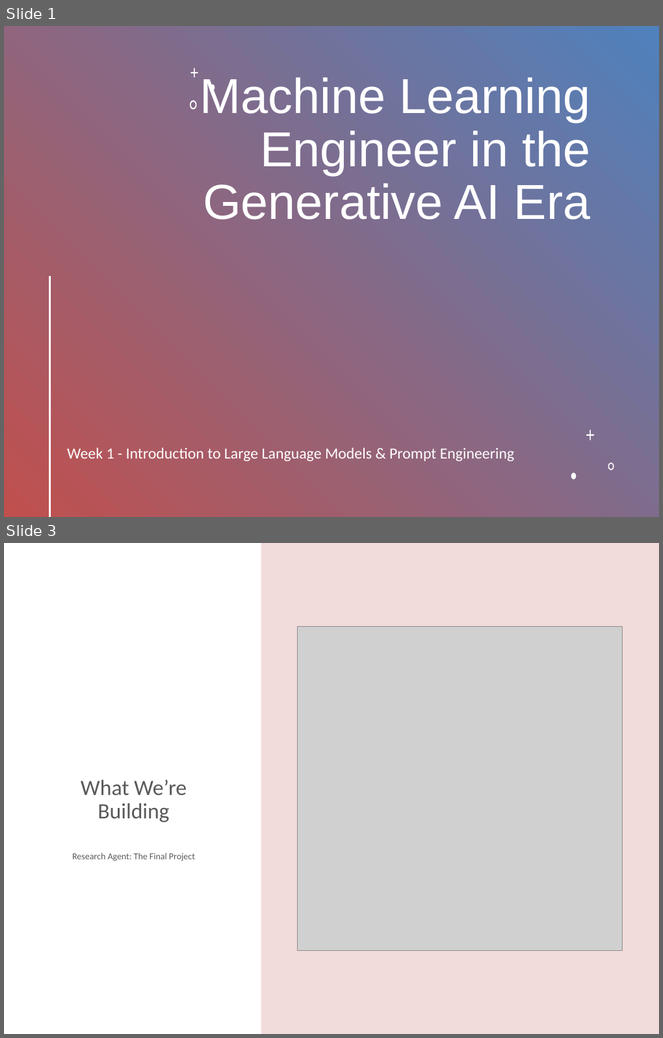
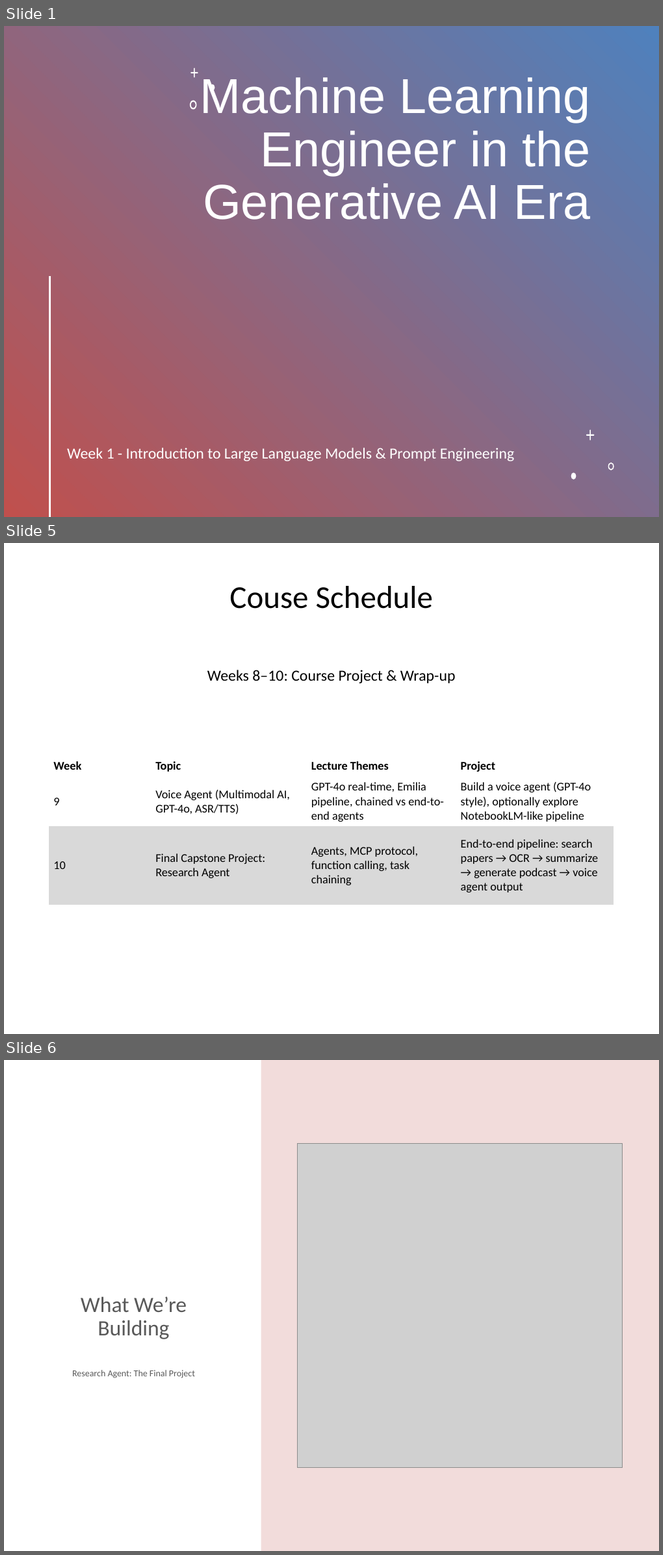
Before and after one commit to inference-ai-course/MLE_in_Gen_AI-Course, a slide deck: Class1/course_overview_presentation.pptx. Shown one above the other, each under a label of ours: slides 1 and 3 before the commit, slides 1, 5 and 6 after it; the slides between them are not shown. The pictures are 663x1038 and 663x1555 pixels, drawn with LibreOffice and Linux fonts; fonts in the diff are those of the drawing; grey boxes stand for pictures. Boxes give left, top, right and bottom in pixels: in the first picture for what was removed or moved away, otherwise in the second. Text is boxed around its words. In the diff, an @@ line names an element or a change of style, - is before the commit and + after.

Commit message:
add course schedule to course overview slides

```diff
--- a/Class1/course_overview_presentation.pptx
+++ b/Class1/course_overview_presentation.pptx
@@ slide 5 added at (4,543,659,1034), background #FFFFFF @@
@@ title added at (230,586,433,609), 35 pt, text #000000 @@
+Couse Schedule
@@ text added at (207,670,456,683), 17 pt, text #000000 @@
+Weeks 8–10: Course Project & Wrap-up
@@ table added at (50,756,614,904), 3 rows, 4 columns @@
+Week | Topic | Lecture Themes | Project
+9 | Voice Agent (Multimodal AI, GPT-4o, ASR/TTS) | GPT-4o real-time, Emilia pipeline, chained vs end-to-end agents | Build a voice agent (GPT-4o style), optionally explore NotebookLM-like pipeline
+10 | Final Capstone Project: Research Agent | Agents, MCP protocol, function calling, task chaining | End-to-end pipeline: search papers → OCR → summarize → generate podcast → voice agent output
@@ what was slide 3 is now slide 6 @@
```
Also in this commit, not shown: 1 slide changed, 2 other slides added, 2 other files.
